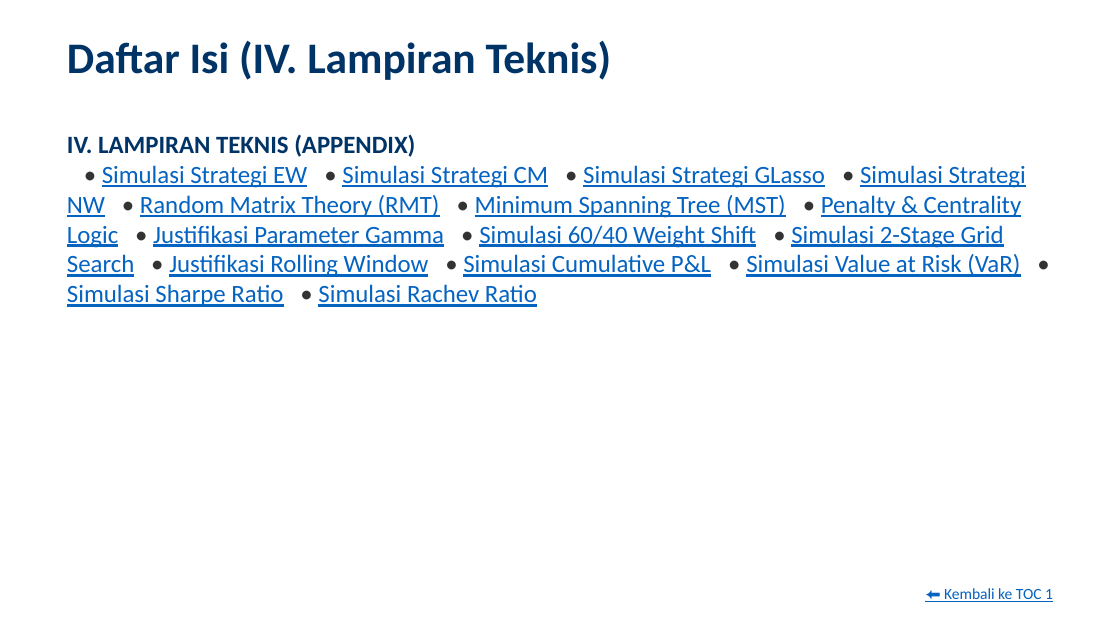
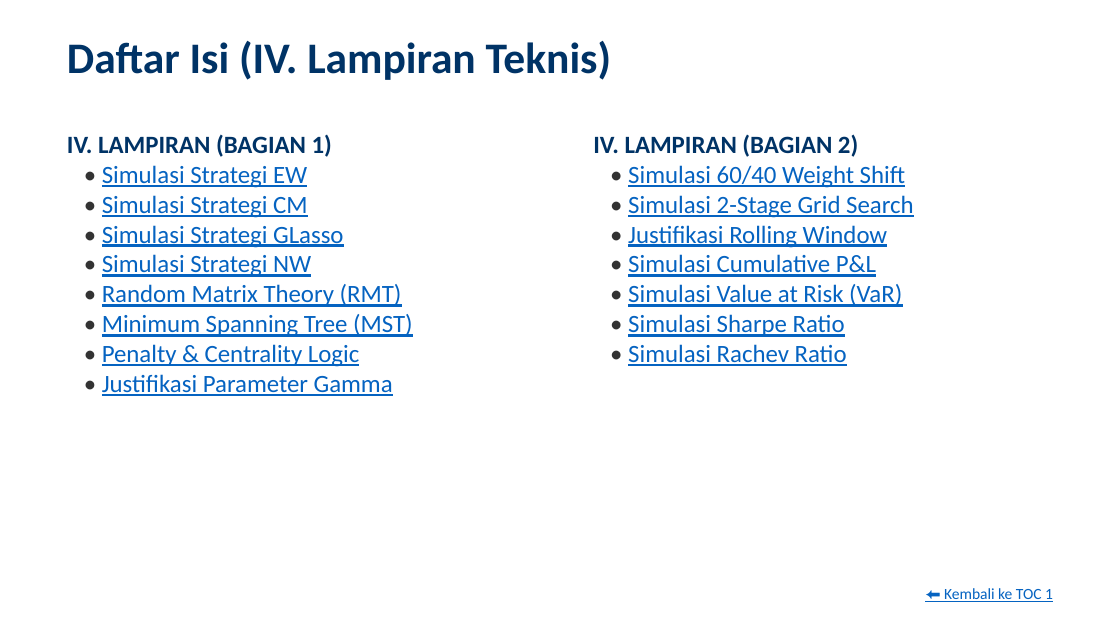
Before and after one commit to ragilrojo/RepoThesis, a slide deck: slide 3 of Presentasi_Proposal_Update.pptx. Drawn at 1120x630 pixels with LibreOffice and Linux fonts; fonts in the diff are those of the drawing. Boxes give left, top, right and bottom in pixels: in the first picture for what was removed or moved away, otherwise in the second. Text is boxed around its words. In the diff, an @@ line names an element or a change of style, - is before the commit and + after.

Commit message:
style: reformat Appendix TOC into two vertical columns

```diff
--- a/Presentasi_Proposal_Update.pptx
+++ b/Presentasi_Proposal_Update.pptx
@@ text added at [67, 134, 413, 396], 16 pt, text #0563C1, underline @@
+IV. LAMPIRAN (BAGIAN 1)
+• Simulasi Strategi EW
+• Simulasi Strategi CM
+• Simulasi Strategi GLasso
+• Simulasi Strategi NW
+• Random Matrix Theory (RMT)
+• Minimum Spanning Tree (MST)
+• Penalty & Centrality Logic
+• Justifikasi Parameter Gamma
@@ text at [593, 134, 913, 366]: text changed @@
-IV. LAMPIRAN TEKNIS (APPENDIX)
-• Simulasi Strategi EW • Simulasi Strategi CM • Simulasi Strategi GLasso • Simulasi Strategi NW • Random Matrix Theory (RMT) • Minimum Spanning Tree (MST) • Penalty & Centrality Logic • Justifikasi Parameter Gamma • Simulasi 60/40 Weight Shift • Simulasi 2-Stage Grid Search • Justifikasi Rolling Window • Simulasi Cumulative P&L • Simulasi Value at Risk (VaR) • Simulasi Sharpe Ratio • Simulasi Rachev Ratio
+IV. LAMPIRAN (BAGIAN 2)
+• Simulasi 60/40 Weight Shift
+• Simulasi 2-Stage Grid Search
+• Justifikasi Rolling Window
+• Simulasi Cumulative P&L
+• Simulasi Value at Risk (VaR)
+• Simulasi Sharpe Ratio
+• Simulasi Rachev Ratio
```
Also in this commit, not shown: 1 other file.
